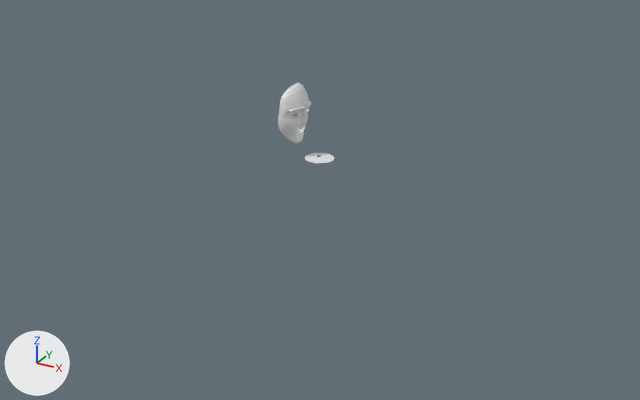
The Blender file UV_TikTok_Animations.blend as it was, and as the next commit left it.
The view is the same before and after, from a 50 mm camera at (25.8, -46.9, 20.5) aimed at (1.3, -2.3, -1.8). Arrows for +X, +Y and +Z are at lower left; the lights stay in place.

In view in the first picture: '3D Face', 'face_uv'.
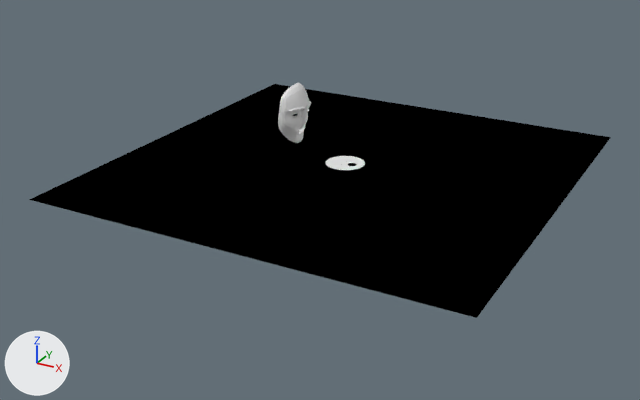
The newer file is also turned or shifted as a whole; pictures and numbers use the older file's frame.

Edits to the bpy script that builds the scene:
```text
Add mat_material:
    mat_material = diffuse_material('Material')
    mat_material.base_color = (0.0, 0.0, 0.0)  # black #000000
    mat_material.roughness = 0.5
Change me_face_uv:
    used by ob_face_uv; location = (0.0, 0.0, 0.0); rotation_euler = (3.142, 0.0, 0.0), in degrees (180, 0, 0); scale = (0.00266, 0.00266, 0.00266)
    remove me_face_uv.from_pydata(...)  # 683 vertices, 1262 faces; spans x -360.0..360.0, y -359.0..360.0, z 0.0
    add me_face_uv.from_pydata(...)  # 683 vertices, 1262 faces; spans x 224.0..1169.0, y -476.0..468.0, z 0.0
    me_face_uv part 1: 683 of 683 vertices moved; they spanned x -360.0..360.0, y -359.0..360.0, z 0.0 and now span x 224.0..1169.0, y -476.0..468.0, z 0.0; mean shift (726.0, 7.0, 0.0); largest move (-312.0, -180.0, 0.0) -> (1106.0, 233.0, 0.0)
Add me_plane:
    me_plane.from_pydata([(-1.0, -1.0, 0.0), (1.0, -1.0, 0.0), (-1.0, 1.0, 0.0), (1.0, 1.0, 0.0)], [], [(0, 1, 3, 2)])
    me_plane.materials.append(mat_material)  # black #000000
Add ob_plane:
    ob_plane = bpy.data.objects.new('Plane', me_plane)
    ob_plane.location = (1.86, 0.01, -0.2)
    ob_plane.rotation_euler = (0.0, 0.0, 1.571)  # degrees (0, 0, 90)
    ob_plane.scale = (13.6, 13.6, 13.6)
```

Pixel boxes [x1, y1, x2, y2] of what changed, in the pictures (640 x 400 px):
'Plane', added (black)
    after: [29, 84, 611, 318]
'face_uv', reshaped (33% wider, 36% taller)
    before: [305, 153, 334, 163]
    after: [326, 156, 365, 170]
